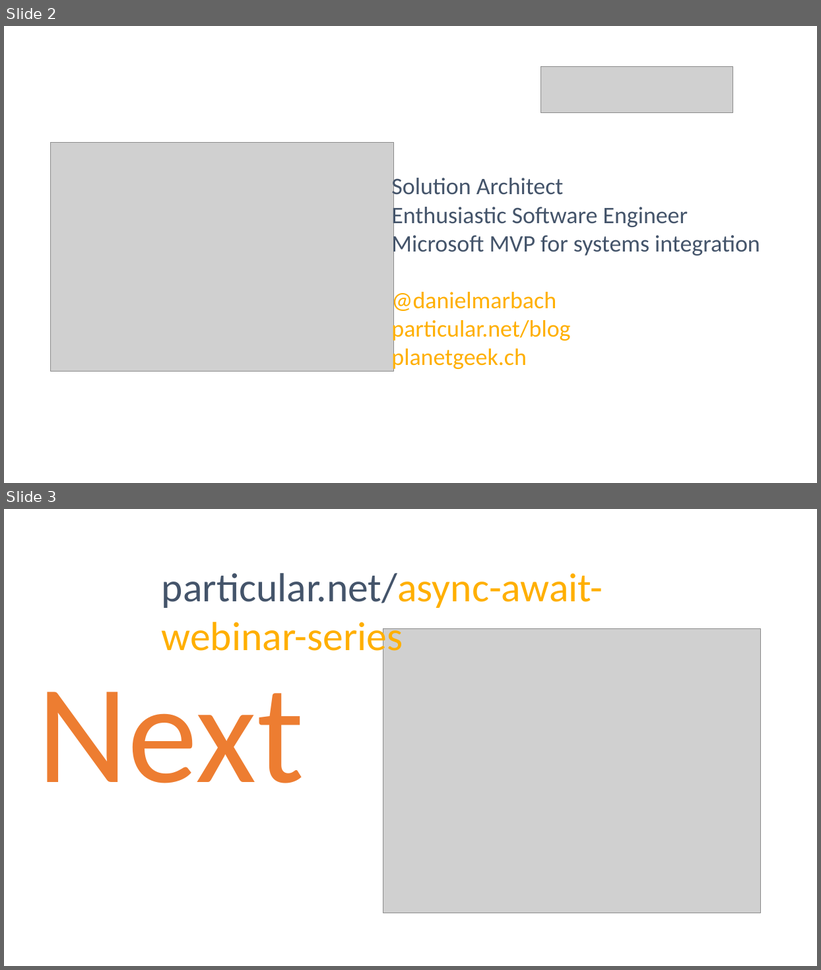
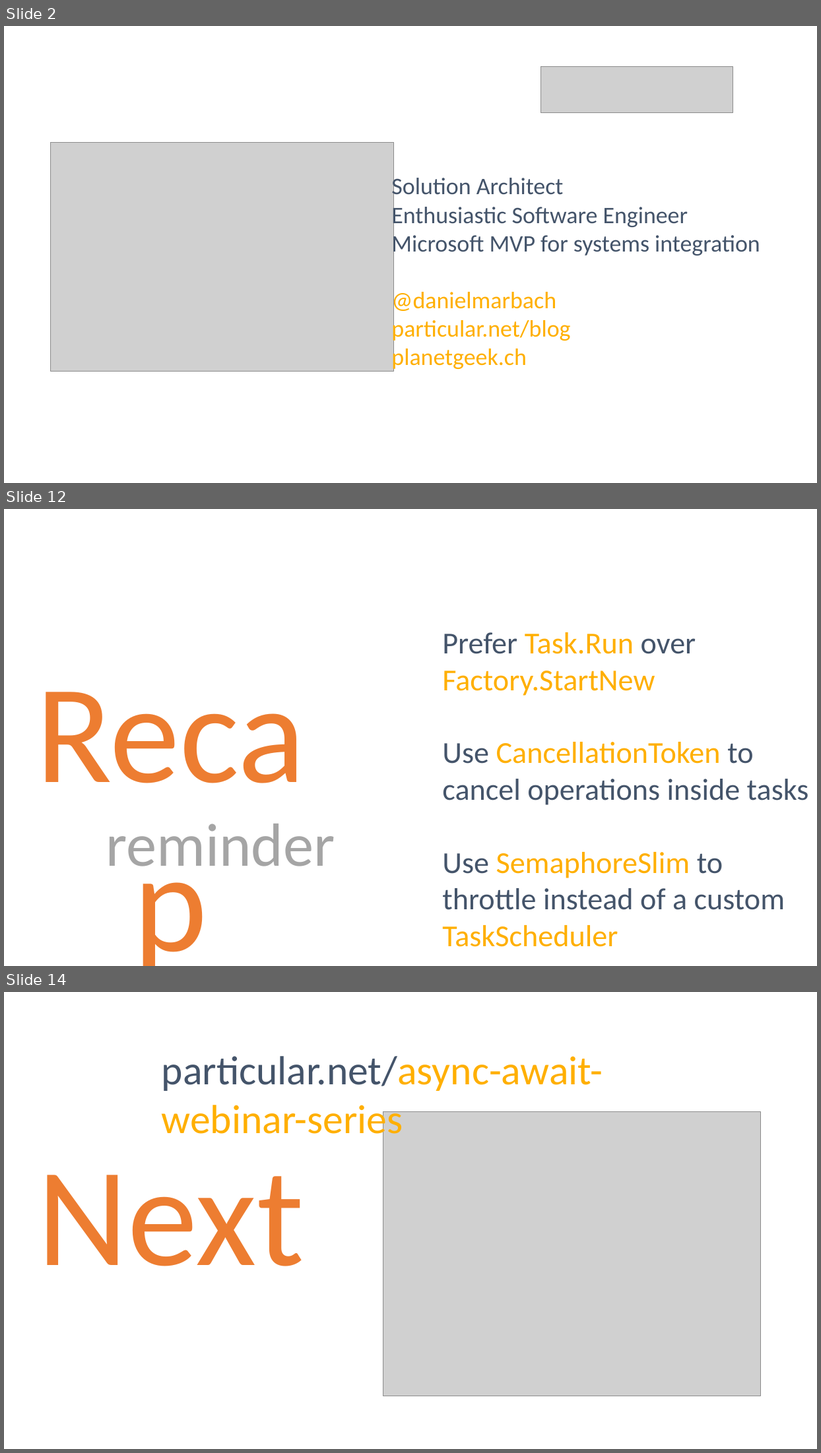
Before and after one commit to danielmarbach/03-03-2016-AsyncWebinar, a slide deck: webinar.pptx. Shown one above the other, each under a label of ours: slides 2 and 3 before the commit, slides 2, 12 and 14 after it; the slides between them are not shown. The pictures are 821x970 and 821x1453 pixels, drawn with LibreOffice and Linux fonts; fonts in the diff are those of the drawing; grey boxes stand for pictures. Boxes give left, top, right and bottom in pixels: in the first picture for what was removed or moved away, otherwise in the second. Text is boxed around its words. In the diff, an @@ line names an element or a change of style, - is before the commit and + after.

Commit message:
Slides draft

```diff
--- a/webinar.pptx
+++ b/webinar.pptx
@@ slide 12 added at bbox=[4, 509, 817, 966], background #FFFFFF @@
@@ text added at bbox=[4, 640, 338, 816], 166 pt, text #ED7D31 @@
+Recap
@@ text added at bbox=[442, 632, 809, 947], 36 pt, text #44546A @@
+Prefer Task.Run over Factory.StartNew
+Use CancellationToken to cancel operations inside tasks
+Use SemaphoreSlim to throttle instead of a custom TaskScheduler
@@ text added at bbox=[106, 824, 335, 867], 72 pt, text #A5A5A5 @@
+reminder
@@ what was slide 3 is now slide 14 @@
```
Also in this commit, not shown: 10 other slides added.
